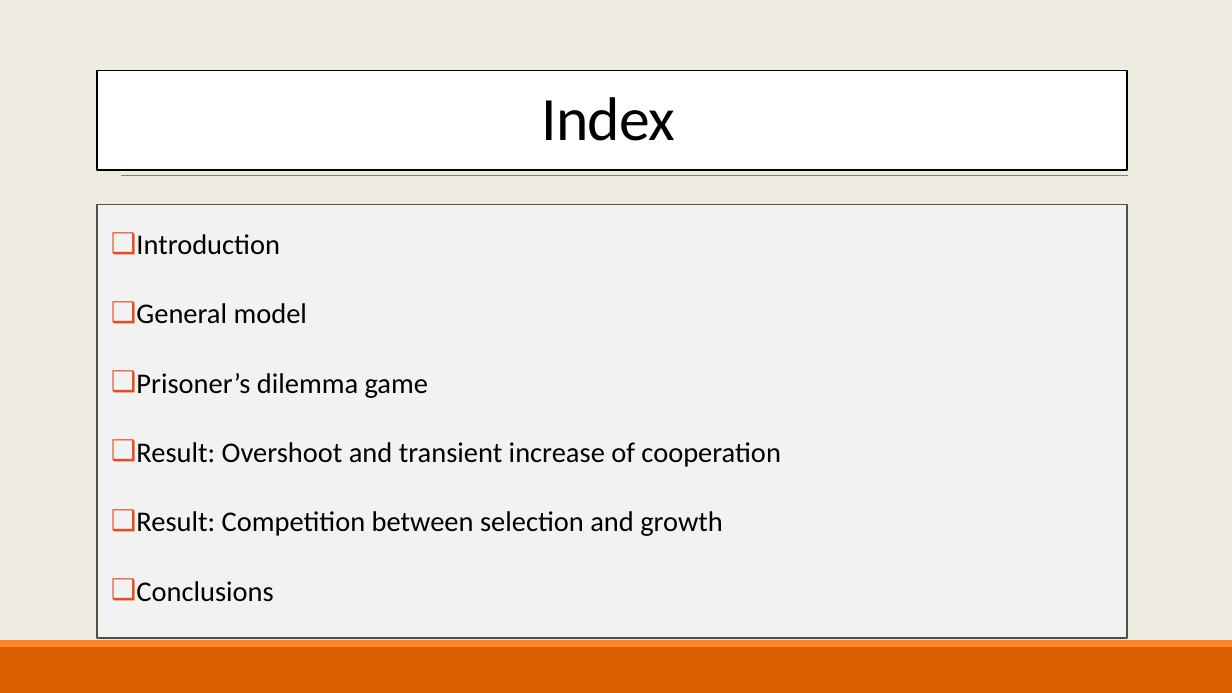
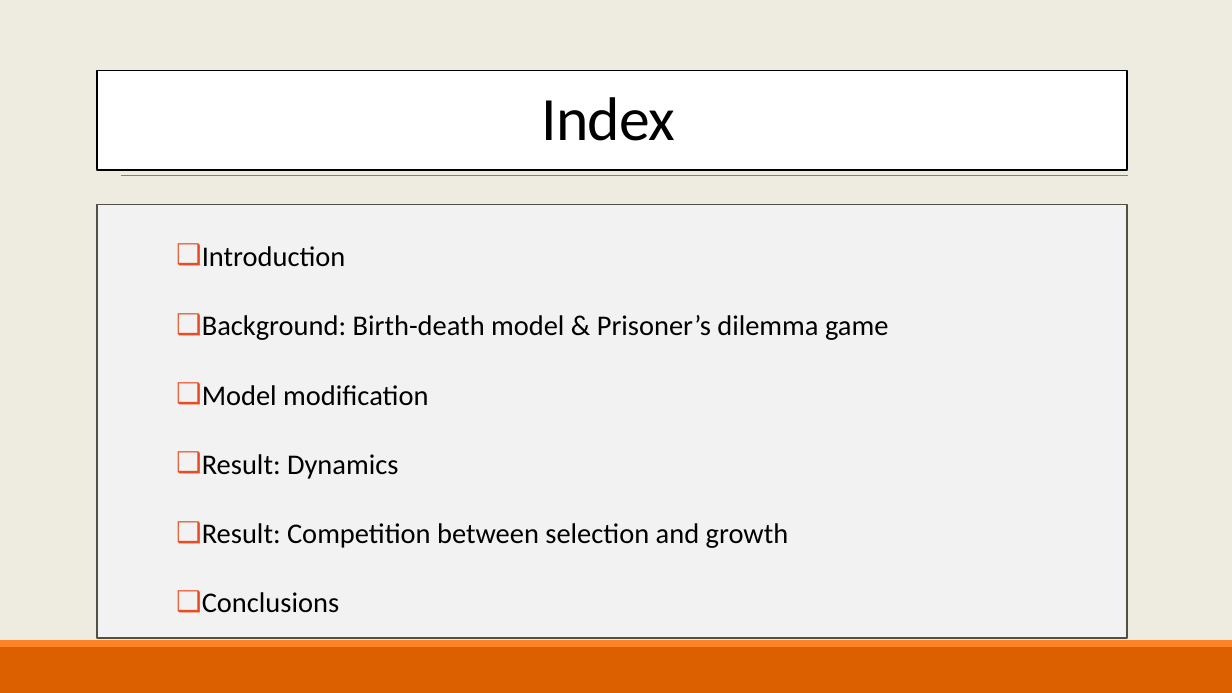
Before and after one commit to AlexBV799/EvolutionaryGameTheoryInGrowingPopulations_FinalProject, a slide deck: slide 2 of Evolutionary game theory.pptx. Drawn at 1232x693 pixels with LibreOffice and Linux fonts; fonts in the diff are those of the drawing; background and template pictures are left out. Boxes give left, top, right and bottom in pixels: in the first picture for what was removed or moved away, otherwise in the second. Text is boxed around its words. In the diff, an @@ line names an element or a change of style, - is before the commit and + after.

```diff
--- a/Evolutionary game theory.pptx
+++ b/Evolutionary game theory.pptx
@@ text "Introduction": place and size @@
-text "Introduction" at (136,234,780,602)
+text "Introduction" at (202,246,888,613)
@@ text at (202,315,888,479): text changed @@
-❑ General model
-❑ Prisoner’s dilemma game
-❑ Result: Overshoot and transient increase of cooperation
+❑ Background: Birth-death model & Prisoner’s dilemma game
+❑ Model modification
+❑ Result: Dynamics
```
Also in this commit, not shown: 5 other slides changed, 2 slides added, 1 slide removed, 2 other files.
